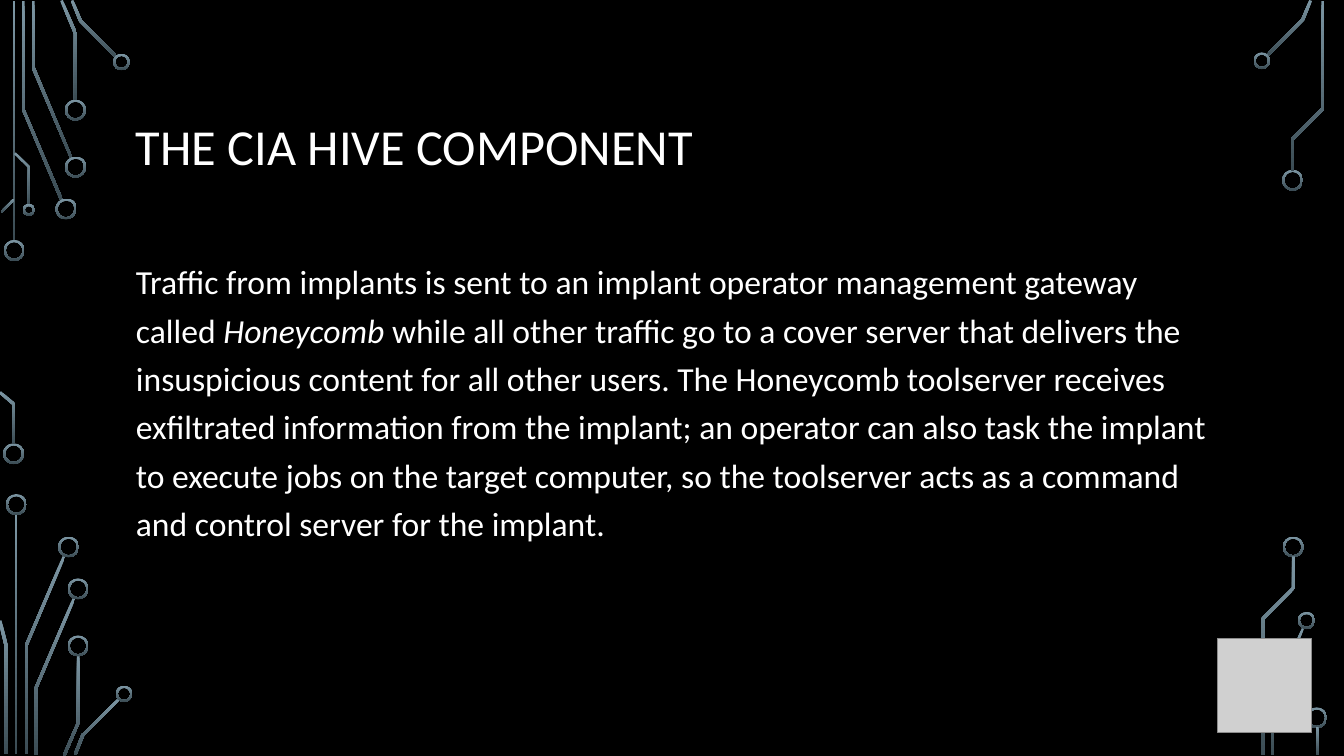
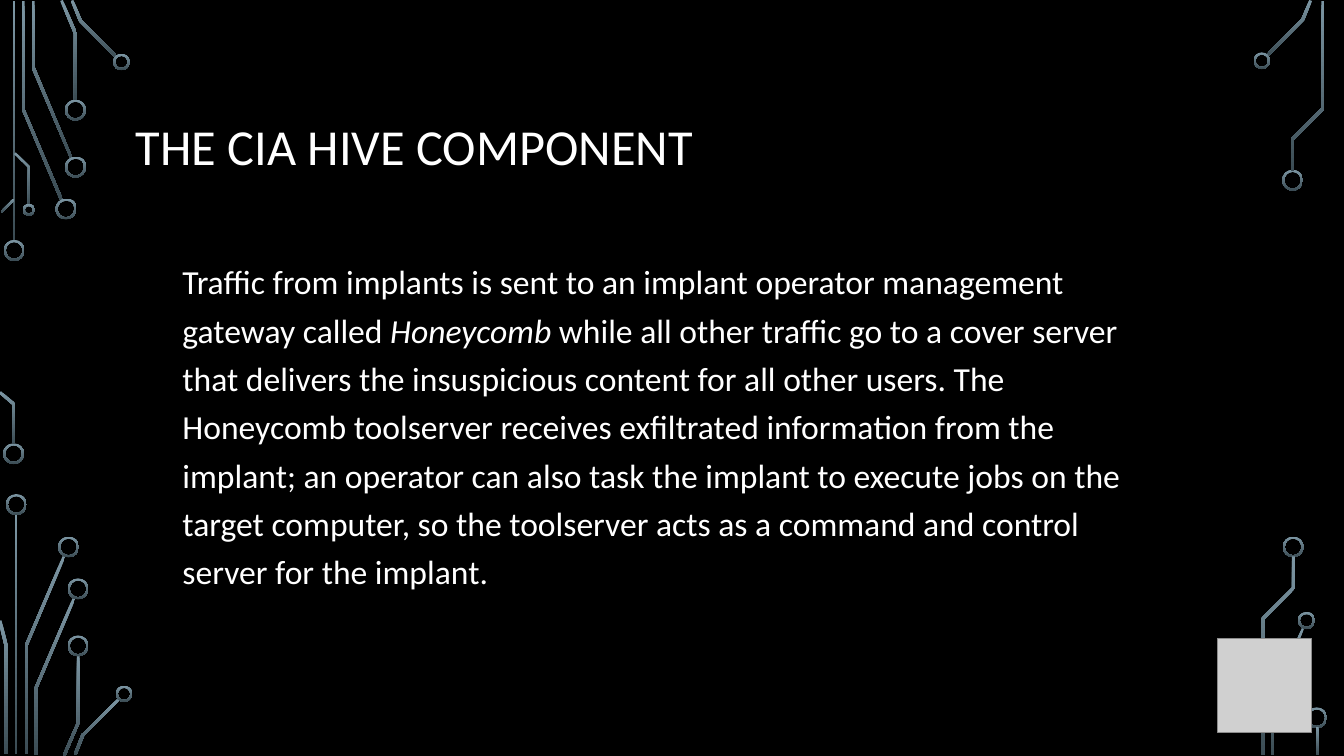
Before and after one commit to giadagabriele/WikiLeaks-Hive, a slide deck: slide 5 of The CIA Hive component.pptx. Drawn at 1344x756 pixels with LibreOffice and Linux fonts; fonts in the diff are those of the drawing; grey boxes stand for pictures; background and template pictures are left out. Boxes give left, top, right and bottom in pixels: in the first picture for what was removed or moved away, otherwise in the second. Text is boxed around its words. In the diff, an @@ line names an element or a change of style, - is before the commit and + after.

```diff
--- a/The CIA Hive component.pptx
+++ b/The CIA Hive component.pptx
@@ text "Traffic from implants is sent ..." rewrapped from <box>136,270,1206,542</box> to <box>182,270,1120,590</box> @@
```
Also in this commit, not shown: 5 other slides changed, 7 slides added, 4 slides removed.
